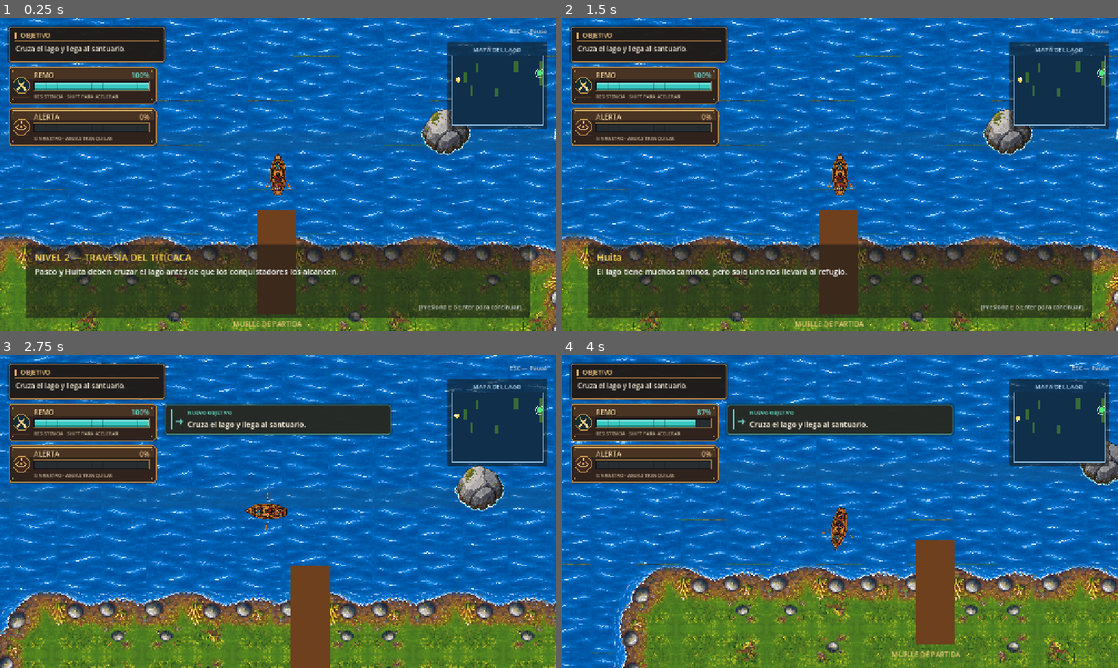
Above: before the commit, frames 1-4 (two rows, left to right).
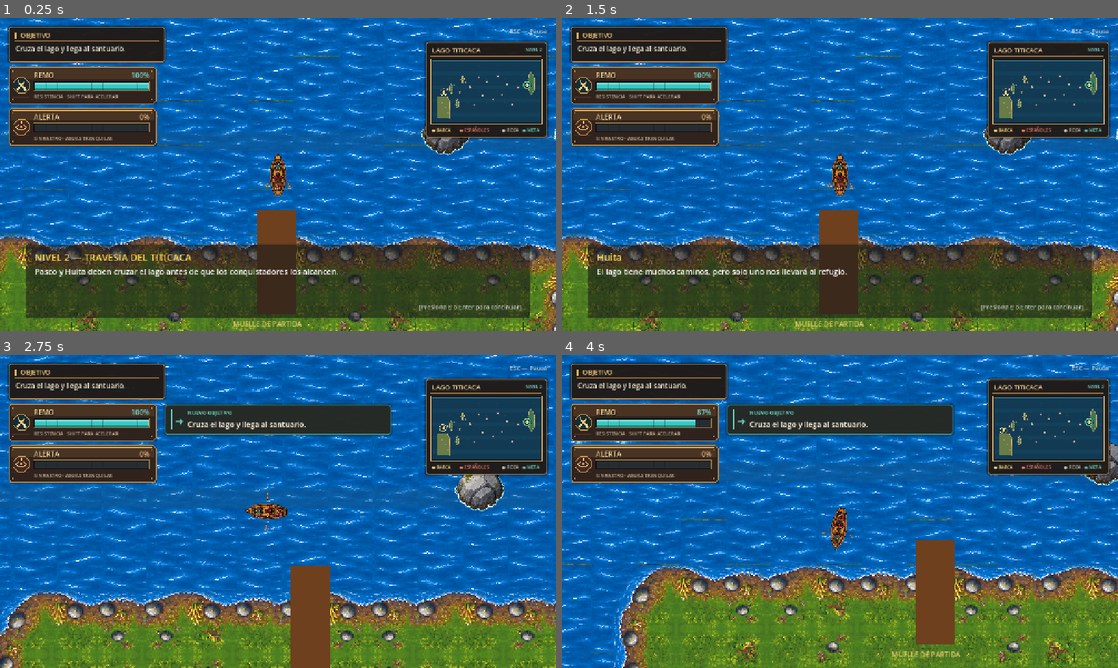
Above: after the commit, the same moments.

Repository: JHAMILCALI/El-tesoro-del-lago-titicaca-Game
Game: Godot game, scene res://scenes/levels/LakeLevel02.tscn
Same seed, same stepped clock (60 frames per second), same inputs: the game is played once before the commit and once after it. This scene is started directly instead of the project's main scene.
Inputs (mouse positions are in pixels of both pictures, inside the frame that each line leads up to):
- Up to frame 1 (0.25 s): no input
- Up to frame 2 (1.5 s): tap E (interact) at 0.5 s; move the mouse to (812, 237) at 0.52 s; hold E (interact) 0.53-1.28 s; hold W (move_up) from 0.53 s (still down); click (812, 237) at 0.67 s; tap Enter (ui_accept) at 0.77 s; move the mouse to (1006, 221) at 1.27 s; tap Shift (run) at 1.35 s; click (1006, 221) at 1.42 s
- Up to frame 3 (2.75 s): tap Enter (ui_accept) at 1.52 s; move the mouse to (111, 464) at 2.02 s; release W (move_up) at 2.03 s; press the mouse at (111, 464) at 2.03 s; hold A (move_left) from 2.03 s (still down)
- Up to frame 4 (4 s): move the mouse to (867, 511) at 2.77 s; release the mouse at (867, 511) at 2.78 s; tap E (interact) at 2.85 s; click (867, 511) at 2.92 s; tap Enter (ui_accept) at 3.02, 3.77 s; move the mouse to (756, 433) at 3.52 s; release A (move_left) at 3.53 s; hold S (move_down) from 3.53 s (still down); hold Shift (run) from 3.53 s (still down); click (756, 433) at 3.67 s

The runs differ from the first frame. In frame 1, 4.1% of the frame differs, in the area x 76-99%, y 7-39%; in frame 2, 4.1%; in frame 3, 4.1%; in frame 4, 4.1%.

Commit message:
Add texture import configuration for lake_minimap_v2.png
- Introduced a new import file for lake_minimap_v2.png to handle texture compression and settings.
- Configured parameters for texture compression, mipmaps, and channel remapping.
- Set up dependencies linking the source image to the generated compressed texture file.

Diff:
--- a/scenes/ui/HUD.tscn
+++ b/scenes/ui/HUD.tscn
@@ -219,31 +219,94 @@
 anchors_preset = 1
 anchor_left = 1.0
 anchor_right = 1.0
-offset_left = -250.0
+offset_left = -300.0
 offset_top = 55.0
 offset_right = -20.0
-offset_bottom = 255.0
+offset_bottom = 275.0
 grow_horizontal = 0
+mouse_filter = 2
+theme_override_styles/panel = SubResource("StyleBoxFlat_hud_plaque")
 
 [node name="Title" type="Label" parent="Control/MiniMapPanel"]
 layout_mode = 0
-offset_left = 10.0
+offset_left = 15.0
 offset_top = 8.0
-offset_right = 220.0
-offset_bottom = 30.0
-theme_override_colors/font_color = Color(0.75, 0.9, 1, 1)
-theme_override_font_sizes/font_size = 14
-text = "MAPA DEL LAGO"
-horizontal_alignment = 1
+offset_right = 210.0
+offset_bottom = 29.0
+mouse_filter = 2
+theme_override_colors/font_color = Color(0.97, 0.83, 0.59, 1)
+theme_override_colors/font_outline_color = Color(0.08, 0.08, 0.07, 1)
+theme_override_constants/outline_size = 1
+theme_override_font_sizes/font_size = 15
+text = "LAGO TITICACA"
+
+[node name="LevelTag" type="Label" parent="Control/MiniMapPanel"]
+offset_left = 212.0
+offset_top = 11.0
+offset_right = 267.0
+offset_bottom = 28.0
+mouse_filter = 2
+theme_override_colors/font_color = Color(0.49, 0.84, 0.77, 1)
+theme_override_font_sizes/font_size = 10
+text = "NIVEL 2"
+horizontal_alignment = 2
+
+[node name="MapRule" type="ColorRect" parent="Control/MiniMapPanel"]
+offset_left = 12.0
+offset_top = 33.0
+offset_right = 268.0
+offset_bottom = 34.0
+mouse_filter = 2
+color = Color(0.59, 0.42, 0.24, 1)
 
 [node name="Map" type="Control" parent="Control/MiniMapPanel"]
 layout_mode = 0
-offset_left = 10.0
-offset_top = 32.0
-offset_right = 220.0
-offset_bottom = 192.0
+offset_left = 12.0
+offset_top = 39.0
+offset_right = 268.0
+offset_bottom = 189.0
 mouse_filter = 2
 script = ExtResource("2_minimap")
+
+[node name="PlayerLegend" type="Label" parent="Control/MiniMapPanel"]
+offset_left = 14.0
+offset_top = 196.0
+offset_right = 77.0
+offset_bottom = 215.0
+mouse_filter = 2
+theme_override_colors/font_color = Color(0.97, 0.84, 0.51, 1)
+theme_override_font_sizes/font_size = 10
+text = "◆ BARCA"
+
+[node name="EnemyLegend" type="Label" parent="Control/MiniMapPanel"]
+offset_left = 78.0
+offset_top = 196.0
+offset_right = 174.0
+offset_bottom = 215.0
+mouse_filter = 2
+theme_override_colors/font_color = Color(0.94, 0.48, 0.42, 1)
+theme_override_font_sizes/font_size = 10
+text = "◆ ESPAÑOLES"
+
+[node name="RockLegend" type="Label" parent="Control/MiniMapPanel"]
+offset_left = 175.0
+offset_top = 196.0
+offset_right = 222.0
+offset_bottom = 215.0
+mouse_filter = 2
+theme_override_colors/font_color = Color(0.77, 0.74, 0.68, 1)
+theme_override_font_sizes/font_size = 10
+text = "● ROCA"
+
+[node name="GoalLegend" type="Label" parent="Control/MiniMapPanel"]
+offset_left = 222.0
+offset_top = 196.0
+offset_right = 267.0
+offset_bottom = 215.0
+mouse_filter = 2
+theme_override_colors/font_color = Color(0.45, 0.87, 0.76, 1)
+theme_override_font_sizes/font_size = 10
+text = "◉ META"
 
 [node name="InteractionPrompt" type="Label" parent="Control"]
 visible = false
--- a/scripts/lake_minimap.gd
+++ b/scripts/lake_minimap.gd
@@ -1,47 +1,152 @@
 extends Control
 class_name LakeMinimap
 
-const WORLD_TOP_LEFT := Vector2(-700, -900)
-const WORLD_SIZE := Vector2(9800, 2600)
+# The lake is much wider than it is tall. These bounds keep both shores and
+# the sanctuary visible while using the full height of the chart.
+const WORLD_RECT := Rect2(-750.0, -950.0, 10500.0, 1850.0)
+const WATER := Color("123a53")
+const WATER_LIGHT := Color("245b72")
+const SHORE := Color("697b46")
+const SAND := Color("c9a86d")
+const ISLAND := Color("3f7852")
+const ROCK := Color("b9b1a2")
+const PLAYER := Color("f8d782")
+const ENEMY := Color("ef7469")
+const DESTINATION := Color("76dfc2")
 
-func _process(_delta: float) -> void:
+var redraw_timer := 0.0
+
+func _ready() -> void:
+	mouse_filter = Control.MOUSE_FILTER_IGNORE
+	resized.connect(queue_redraw)
 	queue_redraw()
 
+func _process(delta: float) -> void:
+	if not is_visible_in_tree():
+		return
+	redraw_timer += delta
+	if redraw_timer >= 0.1:
+		redraw_timer = 0.0
+		queue_redraw()
+
 func _draw() -> void:
-	var map_rect := Rect2(Vector2.ZERO, size)
-	draw_rect(map_rect, Color("102f4b"), true)
-	draw_rect(map_rect, Color(0.65, 0.85, 1.0, 0.85), false, 2.0)
+	if size.x < 80.0 or size.y < 70.0:
+		return
+	var frame := Rect2(Vector2.ZERO, size)
+	var water := frame.grow(-4.0)
+	draw_rect(frame, Color("101d27"))
+	draw_rect(water, WATER)
+	_draw_water_details(water)
+	_draw_departure_shore()
+	_draw_islands()
+	_draw_rocks()
+	_draw_destination()
+	_draw_enemies()
+	_draw_player()
+	draw_rect(frame.grow(-0.5), SAND, false, 1.5)
+	draw_rect(water, Color("5e91a4"), false, 1.0)
 
-	# Referencias fijas del lago para orientar las rutas del jugador.
-	_draw_world_rect(Rect2(620, -300, 340, 380), Color("376b35"))
-	_draw_world_rect(Rect2(1250, 220, 330, 350), Color("376b35"))
-	_draw_world_rect(Rect2(1850, -600, 290, 320), Color("376b35"))
-	_draw_world_rect(Rect2(3900, 280, 360, 360), Color("376b35"))
-	_draw_world_rect(Rect2(6000, -700, 380, 410), Color("376b35"))
-	_draw_world_rect(Rect2(8750, -700, 900, 900), Color("426c38"))
+func _draw_water_details(water: Rect2) -> void:
+	for index in 4:
+		var y := water.position.y + water.size.y * (0.18 + index * 0.22)
+		draw_rect(Rect2(water.position.x + 1.0, y, water.size.x - 2.0, 9.0), Color(0.2, 0.55, 0.65, 0.07))
+	for column in 1 + int(water.size.x / 42.0):
+		for row in 1 + int(water.size.y / 28.0):
+			var x := water.position.x + 9.0 + column * 42.0 + float(row % 2) * 17.0
+			var y := water.position.y + 10.0 + row * 28.0
+			if x < water.end.x - 12.0 and y < water.end.y - 7.0:
+				draw_line(Vector2(x, y), Vector2(x + 9.0, y), Color(WATER_LIGHT, 0.38), 1.0)
+				draw_line(Vector2(x + 12.0, y + 3.0), Vector2(x + 16.0, y + 3.0), Color(WATER_LIGHT, 0.25), 1.0)
 
+func _draw_departure_shore() -> void:
+	var coast := PackedVector2Array([
+		_to_map(Vector2(-750, 160)),
+		_to_map(Vector2(350, 160)),
+		_to_map(Vector2(610, 290)),
+		_to_map(Vector2(680, 620)),
+		_to_map(Vector2(680, 900)),
+		_to_map(Vector2(-750, 900))
+	])
+	draw_colored_polygon(coast, SHORE)
+	draw_polyline(PackedVector2Array([coast[1], coast[2], coast[3], coast[4]]), SAND, 1.5, true)
+	for world_position in [Vector2(-220, 360), Vector2(180, 520), Vector2(470, 705)]:
+		draw_circle(_to_map(world_position), 1.5, Color("8ea868"))
+
+func _draw_islands() -> void:
+	for island in get_tree().get_nodes_in_group("lake_islands"):
+		if not island is Node2D or not island.is_visible_in_tree():
+			continue
+		var collision := island.get_node_or_null("CollisionPolygon2D") as CollisionPolygon2D
+		if collision == null or collision.polygon.size() < 3:
+			continue
+		var points := PackedVector2Array()
+		for vertex in collision.polygon:
+			points.append(_to_map(collision.to_global(vertex)))
+		draw_colored_polygon(points, ISLAND)
+		var min_x := points[0].x
+		var max_x := points[0].x
+		var center := Vector2.ZERO
+		for point in points:
+			min_x = minf(min_x, point.x)
+			max_x = maxf(max_x, point.x)
+			center += point
+		center /= points.size()
+		points.append(points[0])
+		draw_polyline(points, SAND, 1.2, true)
+		if max_x - min_x < 9.0:
+			draw_circle(center, 4.2, SAND)
+			draw_circle(center, 3.0, ISLAND)
+			draw_circle(center + Vector2(-1.0, -1.0), 1.0, Color("a9bd82"))
+
+func _draw_rocks() -> void:
+	for rock in get_tree().get_nodes_in_group("lake_rocks"):
+		if not rock is Node2D or not rock.is_visible_in_tree():
+			continue
+		var center := _to_map(rock.global_position)
+		draw_circle(center, 3.0, Color("394754"))
+		draw_circle(center, 2.1, ROCK)
+		draw_line(center + Vector2(-1.0, -1.0), center, Color("f2e1c3"), 1.0)
+
+func _draw_destination() -> void:
 	var destination := get_tree().get_first_node_in_group("lake_destination") as Node2D
-	if destination:
-		var target := _to_map(destination.global_position)
-		draw_circle(target, 7.0, Color("53e878"))
-		draw_arc(target, 10.0, 0.0, TAU, 20, Color("d4ffe0"), 1.2)
+	if destination == null:
+		return
+	var center := _to_map(destination.global_position)
+	draw_circle(center, 10.0, Color("13392f"))
+	draw_arc(center, 8.0, 0.0, TAU, 24, DESTINATION, 2.0, true)
+	draw_colored_polygon(PackedVector2Array([
+		center + Vector2(0, -5), center + Vector2(5, 0),
+		center + Vector2(0, 5), center + Vector2(-5, 0)
+	]), Color("f8dda0"))
+	draw_circle(center, 1.6, Color("2d7559"))
 
+func _draw_enemies() -> void:
 	for enemy in get_tree().get_nodes_in_group("enemy_boat"):
-		if enemy is Node2D and enemy.visible:
-			draw_circle(_to_map(enemy.global_position), 4.5, Color("f04b4b"))
+		if not enemy is Node2D or not enemy.is_visible_in_tree():
+			continue
+		var center := _to_map(enemy.global_position)
+		draw_circle(center, 5.0, Color("432b35"))
+		draw_colored_polygon(PackedVector2Array([
+			center + Vector2(5, 0), center + Vector2(-3, -3.5), center + Vector2(-3, 3.5)
+		]), ENEMY)
 
+func _draw_player() -> void:
 	var player := get_tree().get_first_node_in_group("player") as Node2D
-	if player:
-		var player_position := _to_map(player.global_position)
-		draw_circle(player_position, 5.5, Color("ffd55b"))
-		var heading := Vector2.from_angle(player.rotation) * 8.0
-		draw_line(player_position, player_position + heading, Color.WHITE, 2.0)
-
-func _draw_world_rect(world_rect: Rect2, color: Color) -> void:
-	var top_left := _to_map(world_rect.position)
-	var bottom_right := _to_map(world_rect.end)
-	draw_rect(Rect2(top_left, bottom_right - top_left), color, true)
+	if player == null:
+		return
+	var center := _to_map(player.global_position)
+	var forward := Vector2.from_angle(player.rotation)
+	var side := forward.orthogonal()
+	draw_circle(center, 8.0, Color("1e3441"))
+	draw_arc(center, 8.0, 0.0, TAU, 24, Color("fff0bd"), 1.1, true)
+	draw_colored_polygon(PackedVector2Array([
+		center + forward * 7.0,
+		center - forward * 5.0 + side * 4.0,
+		center - forward * 5.0 - side * 4.0
+	]), PLAYER)
+	draw_line(center, center + forward * 5.0, Color("5a3c2b"), 1.2)
 
 func _to_map(world_position: Vector2) -> Vector2:
-	var ratio := (world_position - WORLD_TOP_LEFT) / WORLD_SIZE
-	return Vector2(clampf(ratio.x, 0.0, 1.0) * size.x, clampf(ratio.y, 0.0, 1.0) * size.y)
+	var inset := Rect2(Vector2(13.0, 13.0), size - Vector2(26.0, 26.0))
+	var ratio := (world_position - WORLD_RECT.position) / WORLD_RECT.size
+	return inset.position + Vector2(clampf(ratio.x, 0.0, 1.0), clampf(ratio.y, 0.0, 1.0)) * inset.size
Binary file added: docs/previews/lake_minimap_v2.png
Not shown, added: docs/previews/lake_minimap_v2.png.import
